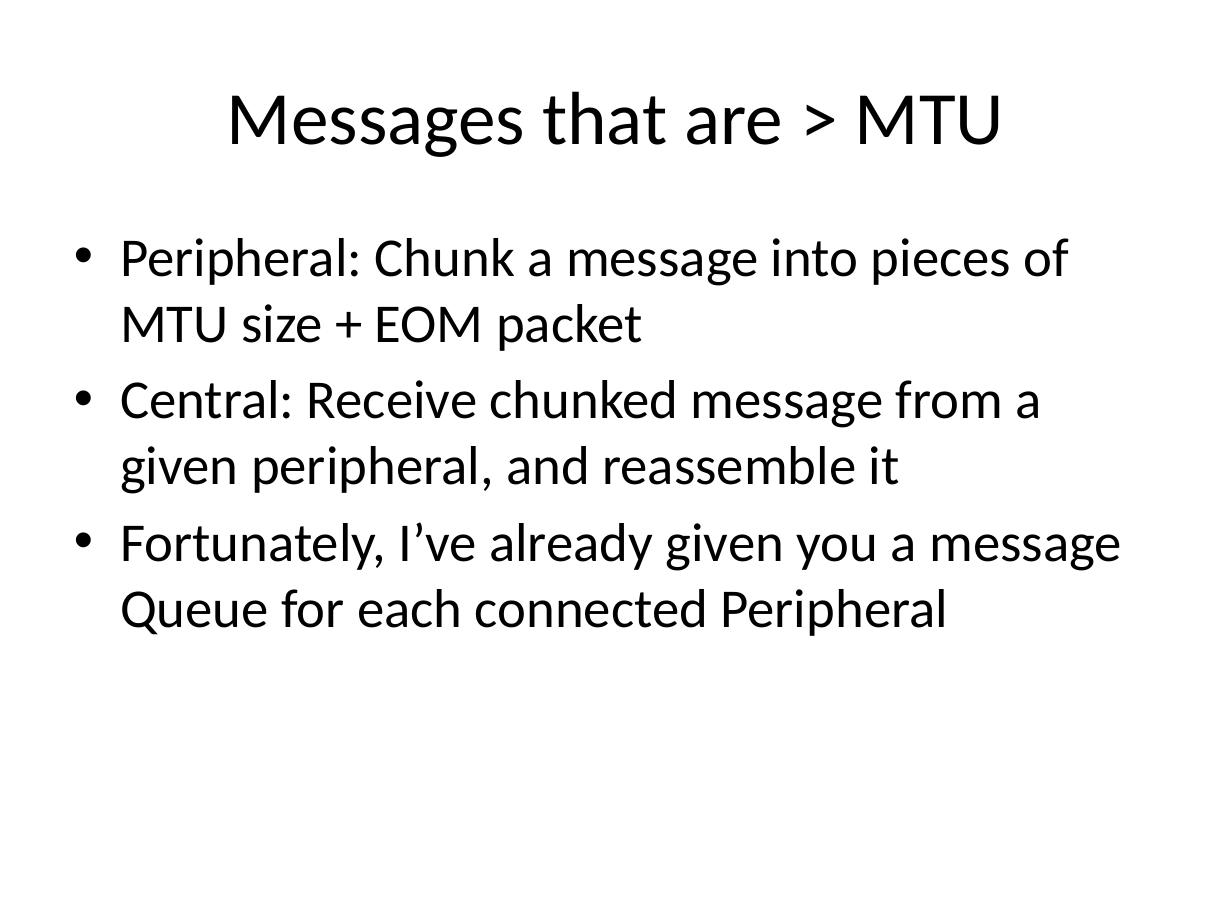
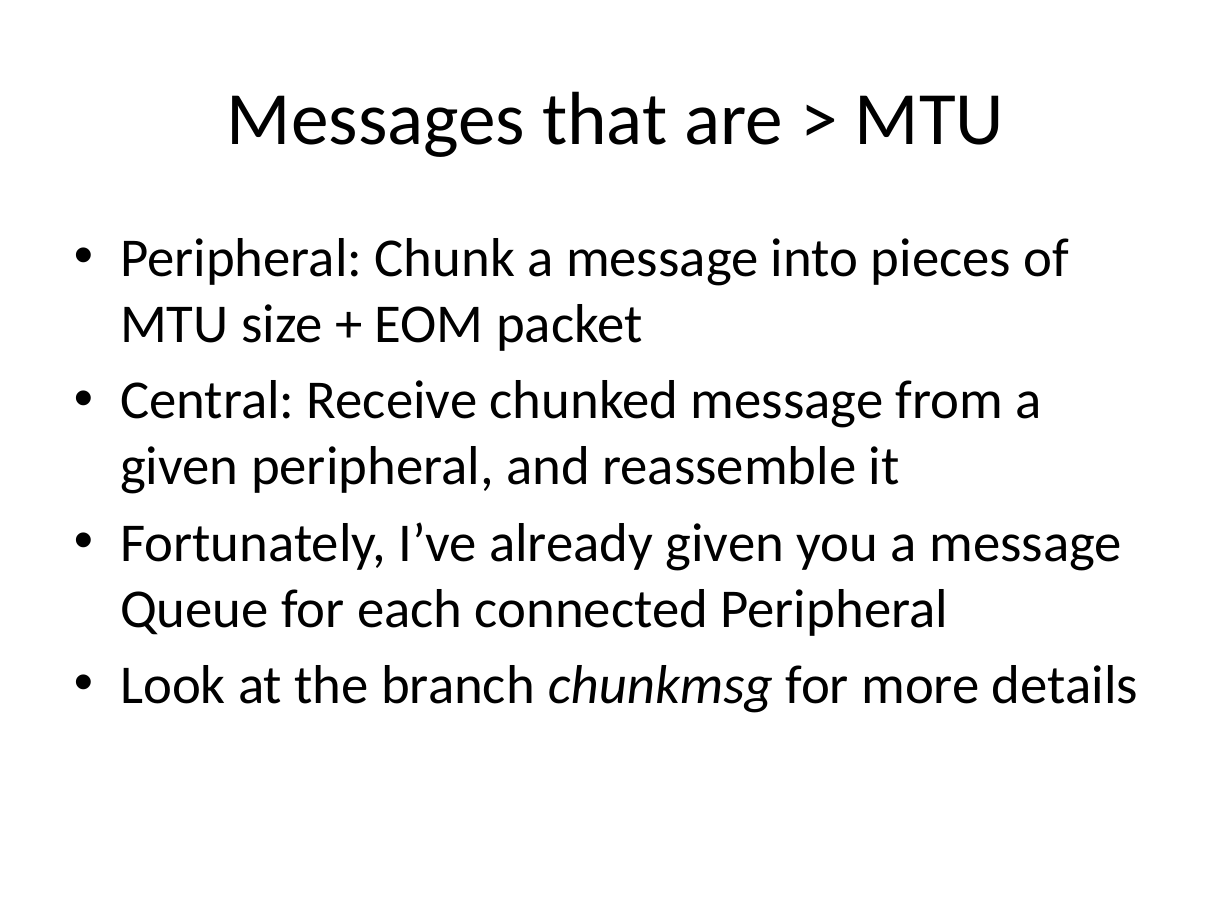
Before and after one commit to a34729t/SimpleCentral, a slide deck: slide 27 of Lecture.pptx. Drawn at 1232x924 pixels with LibreOffice and Linux fonts; fonts in the diff are those of the drawing. Boxes give left, top, right and bottom in pixels: in the first picture for what was removed or moved away, otherwise in the second. Text is boxed around its words. In the diff, an @@ line names an element or a change of style, - is before the commit and + after.

Commit message:
updated ppt

```diff
--- a/Lecture.pptx
+++ b/Lecture.pptx
@@ text at (x1=120, y1=665, x2=1138, y2=713): paragraph added @@
+• Look at the branch chunkmsg for more details
```
Also in this commit, not shown: 2 slides added, 2 slides removed.
